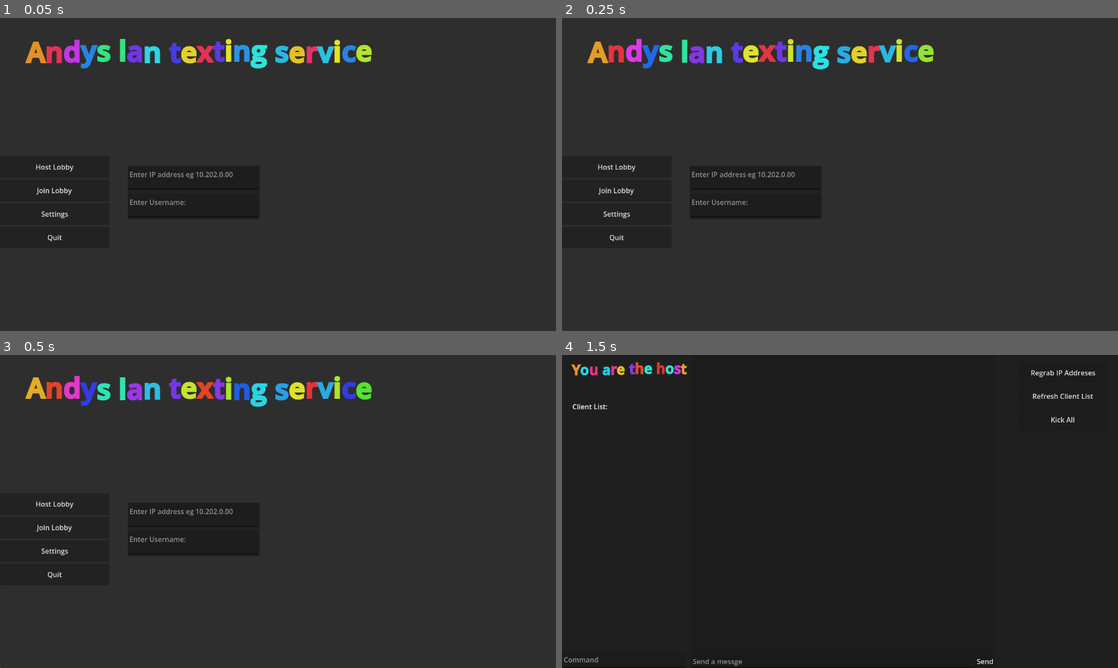
Above: before the commit, frames 1-4 (two rows, left to right).
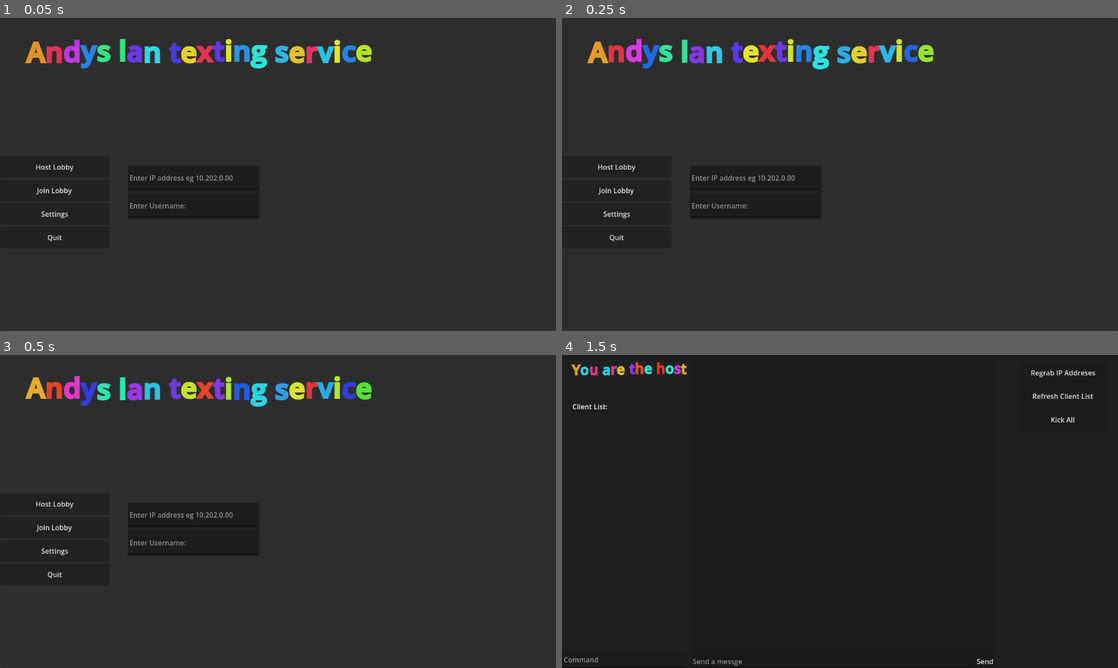
Above: after the commit, the same moments.

Repository: BookiLukie/lan-chat
Game: Godot game, scene res://main_menu.tscn
The game is run twice, just before and just after one commit, with the same random seed, the same clock (stepped at 60 frames per second) and the same inputs. The engine's default icon, where the game draws it, is replaced by a stand-in: a white triangle on a blue panel in a dark square.
Inputs (mouse positions are in pixels of both pictures, inside the frame that each line leads up to):
- Up to frame 1 (0.05 s): no input
- Up to frame 2 (0.25 s): no input
- Up to frame 3 (0.5 s): no input
- Up to frame 4 (1.5 s): click (756, 514) at 0.52 s; type "Alex" at 0.6 s; click (756, 542) at 0.75 s; type "Alex" at 0.83 s; click "Host Lobby" at 1.25 s

The runs differ from the first frame. In frame 1, 0.4% of the frame differs, in the area x 23-42%, y 49-61%; in frame 2, 0.4%; in frame 3, 0.4%; in frame 4, nothing differs.

Commit message:
made client view used and updated scrolling and the  ui

Diff:
--- /dev/null
+++ b/client_view.gd
@@ -0,0 +1,4 @@
+extends Control
+
+func _ready() -> void:
+	$"Text Boxes/IPAddress".text = "Connected to: " + Global.host_ip
--- a/client_view.tscn
+++ b/client_view.tscn
@@ -1,5 +1,6 @@
 [gd_scene format=3 uid="uid://tux8yrc171m1"]
 
+[ext_resource type="Script" uid="uid://c1qqvf8ab0lpd" path="res://client_view.gd" id="1_4i67e"]
 [ext_resource type="PackedScene" uid="uid://ocp7kpg64ne0" path="res://text_ui.tscn" id="1_bq57s"]
 
 [node name="client_view" type="Control" unique_id=375847334]
@@ -9,6 +10,7 @@
 anchor_bottom = 1.0
 grow_horizontal = 2
 grow_vertical = 2
+script = ExtResource("1_4i67e")
 
 [node name="ColorRect" type="ColorRect" parent="." unique_id=1935651626]
 custom_minimum_size = Vector2(1280, 720)
@@ -19,5 +21,39 @@
 
 [node name="TextUI" parent="." unique_id=2119366142 instance=ExtResource("1_bq57s")]
 layout_mode = 1
-offset_left = 333.0
-offset_right = -227.0
+offset_left = 276.0
+offset_right = -284.0
+
+[node name="Text Boxes" type="Control" parent="." unique_id=1830436815]
+anchors_preset = 0
+offset_left = 24.0
+offset_top = 72.0
+offset_right = 64.0
+offset_bottom = 112.0
+
+[node name="RichTextLabel" type="RichTextLabel" parent="Text Boxes" unique_id=1777808757]
+layout_mode = 0
+offset_left = -11.0
+offset_top = -61.0
+offset_right = 278.0
+offset_bottom = -13.0
+theme_override_font_sizes/bold_font_size = 32
+bbcode_enabled = true
+text = "[b][wave][rainbow freq=1 sat=0.9 val=0.9 speed=0.1] Lan Chat V1"
+scroll_active = false
+
+[node name="IPAddress" type="RichTextLabel" parent="Text Boxes" unique_id=339760582]
+layout_mode = 0
+offset_right = 365.0
+offset_bottom = 40.0
+bbcode_enabled = true
+text = "Connected to:
+"
+
+[node name="ClientList" type="RichTextLabel" parent="Text Boxes" unique_id=709242700]
+layout_mode = 0
+offset_top = 35.0
+offset_right = 359.0
+offset_bottom = 587.0
+bbcode_enabled = true
+text = "Client List: [br]"
--- a/main_menu.tscn
+++ b/main_menu.tscn
@@ -17,9 +17,12 @@
 offset_bottom = 720.0
 
 [node name="RichTextLabel" type="RichTextLabel" parent="Panel" unique_id=245147067]
-layout_mode = 0
-offset_right = 916.0
-offset_bottom = 156.0
+layout_mode = 1
+anchors_preset = -1
+anchor_right = 0.716
+anchor_bottom = 0.21700001
+offset_right = -0.4800415
+offset_bottom = -0.2400055
 theme_override_font_sizes/normal_font_size = 16
 theme_override_font_sizes/bold_font_size = 64
 bbcode_enabled = true
@@ -58,23 +61,35 @@
 text = "Quit"
 
 [node name="Panel2" type="Panel" parent="." unique_id=1281083568]
-layout_mode = 0
-offset_left = 294.0
-offset_top = 340.0
-offset_right = 598.0
-offset_bottom = 463.0
+layout_mode = 1
+anchors_preset = -1
+anchor_left = 0.24200001
+anchor_top = 0.47200003
+anchor_right = 0.467
+anchor_bottom = 0.643
+offset_left = -15.76001
+offset_top = 0.15997314
+offset_right = 0.23999023
+offset_bottom = 0.040008545
 
-[node name="TextEdit" type="TextEdit" parent="Panel2" unique_id=1426048987]
-layout_mode = 0
-offset_right = 301.0
-offset_bottom = 55.0
+[node name="TextEdit" type="LineEdit" parent="Panel2" unique_id=154536333]
+layout_mode = 1
+anchors_preset = -1
+anchor_right = 0.99000007
+anchor_bottom = 0.44700003
+offset_right = 0.039978027
+offset_bottom = 0.018997192
 placeholder_text = "Enter IP address eg 10.202.0.00"
 
-[node name="TextEdit2" type="TextEdit" parent="Panel2" unique_id=61892269]
-layout_mode = 0
-offset_top = 64.0
-offset_right = 301.0
-offset_bottom = 119.0
+[node name="TextEdit2" type="LineEdit" parent="Panel2" unique_id=566910372]
+layout_mode = 1
+anchors_preset = -1
+anchor_top = 0.52000004
+anchor_right = 0.99000007
+anchor_bottom = 0.96700007
+offset_top = 0.039993286
+offset_right = 0.039978027
+offset_bottom = 0.05899048
 placeholder_text = "Enter Username: "
 
 [connection signal="pressed" from="VBoxContainer/Button" to="." method="_on_button_pressed"]
--- a/script/Main_menu.gd
+++ b/script/Main_menu.gd
@@ -20,7 +20,7 @@
 	Global.host_ip = str($Panel2/TextEdit.text)
 	LanHandler.client_info.set("name",$Panel2/TextEdit2.text)
 	if LanHandler.join_lobby(Global.host_ip):
-		get_tree().change_scene_to_file("res://text_ui.tscn")
+		get_tree().change_scene_to_file("res://client_view.tscn")
 
 ##SETTINGS
 func _on_button_3_pressed() -> void:
--- a/script/hostUI.gd
+++ b/script/hostUI.gd
@@ -5,7 +5,7 @@
 func _ready():
 	get_all_ipv4()
 	LanHandler.client_connected.connect(add_to_client_list)
-	LanHandler.client_disconnected.connect(add_to_client_list)
+	LanHandler.client_disconnected.connect(remove_from_client_list)
 	await get_tree().process_frame
 	$"Text Boxes/IPAddress".text = str(ipv4s).remove_chars('"[]')
 
@@ -23,9 +23,9 @@
 func remove_from_client_list(client_id):
 	var text : String = $"Text Boxes/ClientList".text
 	var lines = text.split("\n")
-	var finished_lines = []
+	var finished_lines = ["Client List: [br]"]
 	for line in lines:
-		if line.contains(client_id):
+		if line.contains(str(client_id)):
 			continue
 		else:
 			finished_lines.append(line)
--- a/script/text_ui.gd
+++ b/script/text_ui.gd
@@ -115,6 +115,8 @@
 		await get_tree().process_frame
 		var scroll = $ScrollContainer as ScrollContainer
 		if scroll:
+			await get_tree().process_frame
+			await get_tree().process_frame
 			scroll.scroll_vertical = int(scroll.get_v_scroll_bar().max_value)
 
 
--- a/text_ui.tscn
+++ b/text_ui.tscn
@@ -26,6 +26,7 @@
 anchor_right = 1.0
 anchor_bottom = 0.29900002
 offset_bottom = 471.71997
+horizontal_scroll_mode = 0
 
 [node name="VBoxContainer" type="VBoxContainer" parent="ScrollContainer" unique_id=745258461]
 clip_contents = true
Not shown, added: client_view.gd.uid
